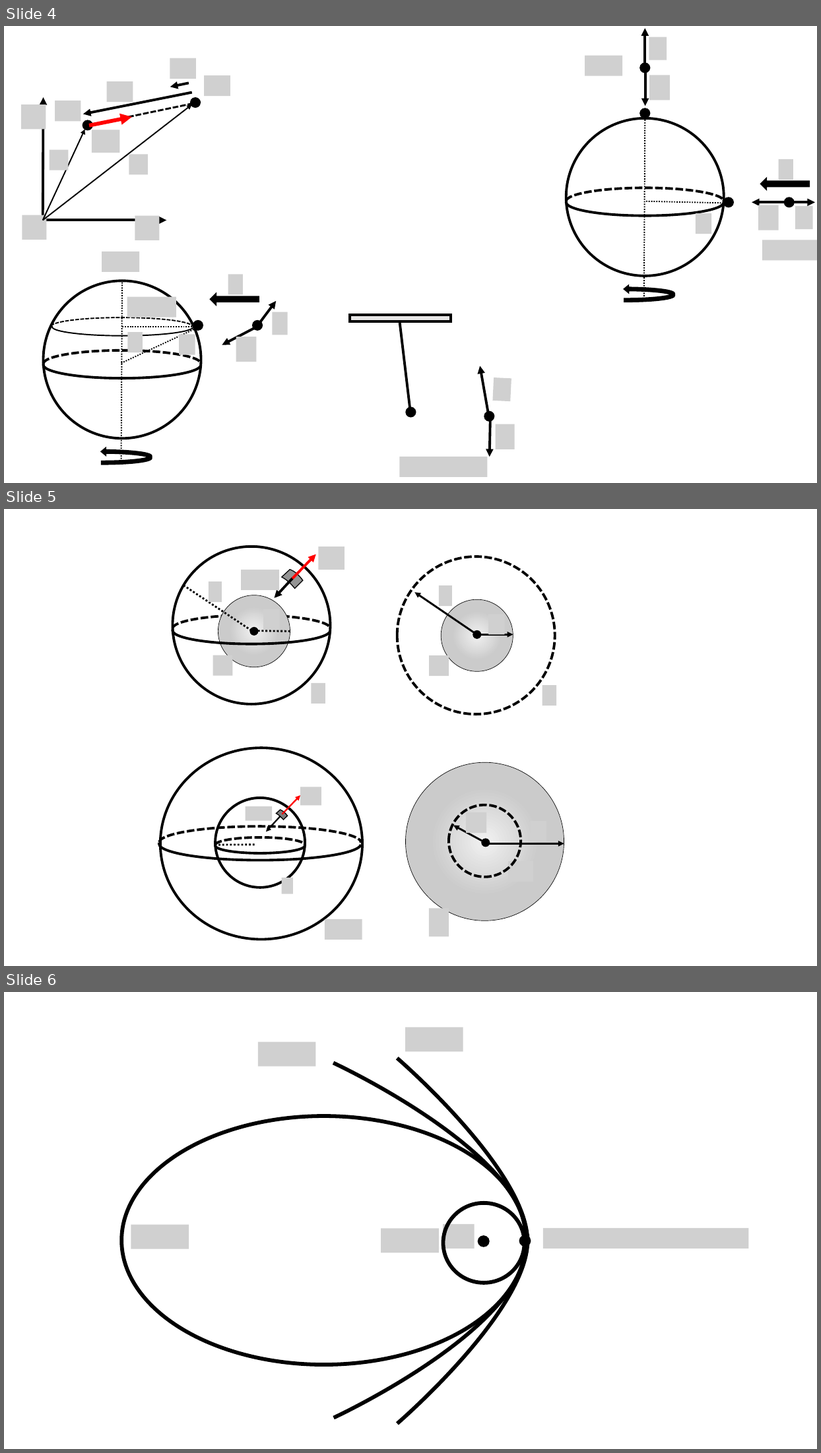
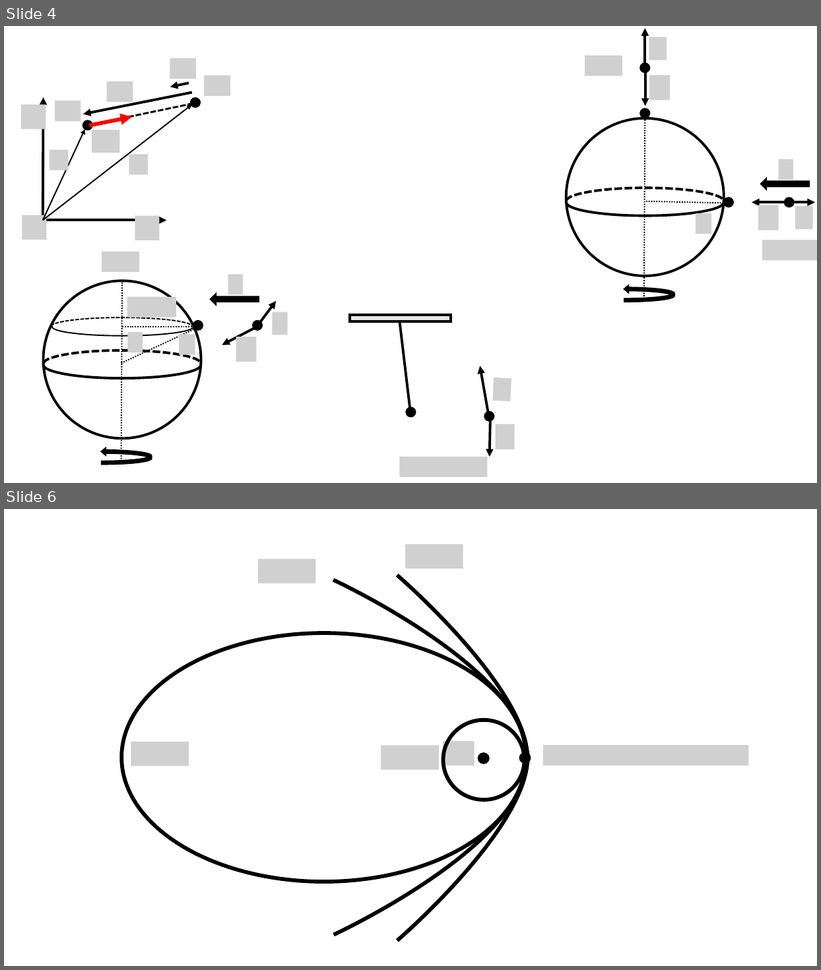
Before and after one commit to OSTP/PhysicsArtofModelling, a slide deck: tex/figures/Gravity/Figures.pptx. Shown one above the other, each under a label of ours: slides 4, 5 and 6 before the commit, slides 4 and 6 after it; the slides between them are not shown. The pictures are 821x1453 and 821x970 pixels, drawn with LibreOffice and Linux fonts; fonts in the diff are those of the drawing; grey boxes stand for pictures; background and template pictures are left out. Boxes give left, top, right and bottom in pixels: in the first picture for what was removed or moved away, otherwise in the second. Text is boxed around its words. In the diff, an @@ line names an element or a change of style, - is before the commit and + after.

```diff
--- a/tex/figures/Gravity/Figures.pptx
+++ b/tex/figures/Gravity/Figures.pptx
@@ slide 5 removed at [4,509,817,966], background #FFFFFF @@
@@ ellipse removed at [172,547,330,705] @@
@@ picture removed at [318,547,345,570] @@
@@ freeform shape removed at [281,568,304,590] @@
@@ arrow removed from (292, 578) to (316, 554) @@
@@ line removed from (252, 630) to (184, 586) @@
@@ picture removed at [209,582,222,602] @@
@@ picture removed at [242,569,279,590] @@
@@ arrow removed from (292, 578) to (274, 598) @@
@@ ellipse removed at [218,595,290,667] @@
@@ arc (boxed as its full ellipse) removed at [172,615,330,642] @@
@@ arc (boxed as its full ellipse) removed at [172,617,330,644] @@
@@ picture removed at [264,609,280,630] @@
@@ group removed at [397,557,556,714]: 4 pictures, 3 ellipses, 2 arrows @@
@@ ellipse removed at [251,628,257,634] @@
@@ line removed from (290, 632) to (252, 631) @@
@@ picture removed at [213,656,233,676] @@
@@ picture removed at [312,683,325,704] @@
@@ ellipse removed at [160,748,362,940] @@
@@ group removed at [159,787,362,940]: 4 arc (boxed as its full ellipse)s, 4 pictures, 2 arrows, 1 ellipse, 1 line, 1 freeform shape @@
@@ group removed at [406,762,564,937]: 4 pictures, 3 ellipses, 2 arrows @@
```
Also in this commit, not shown: 1 slide added, 8 other files.
